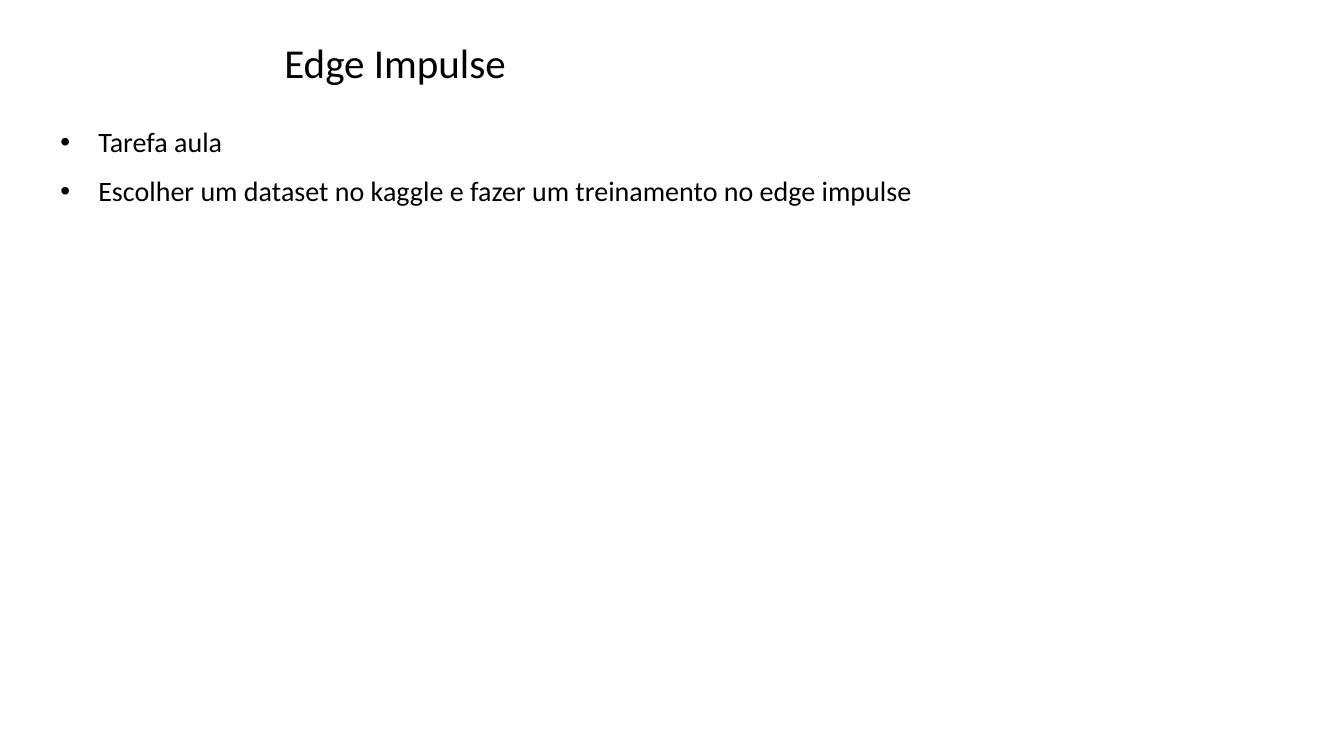
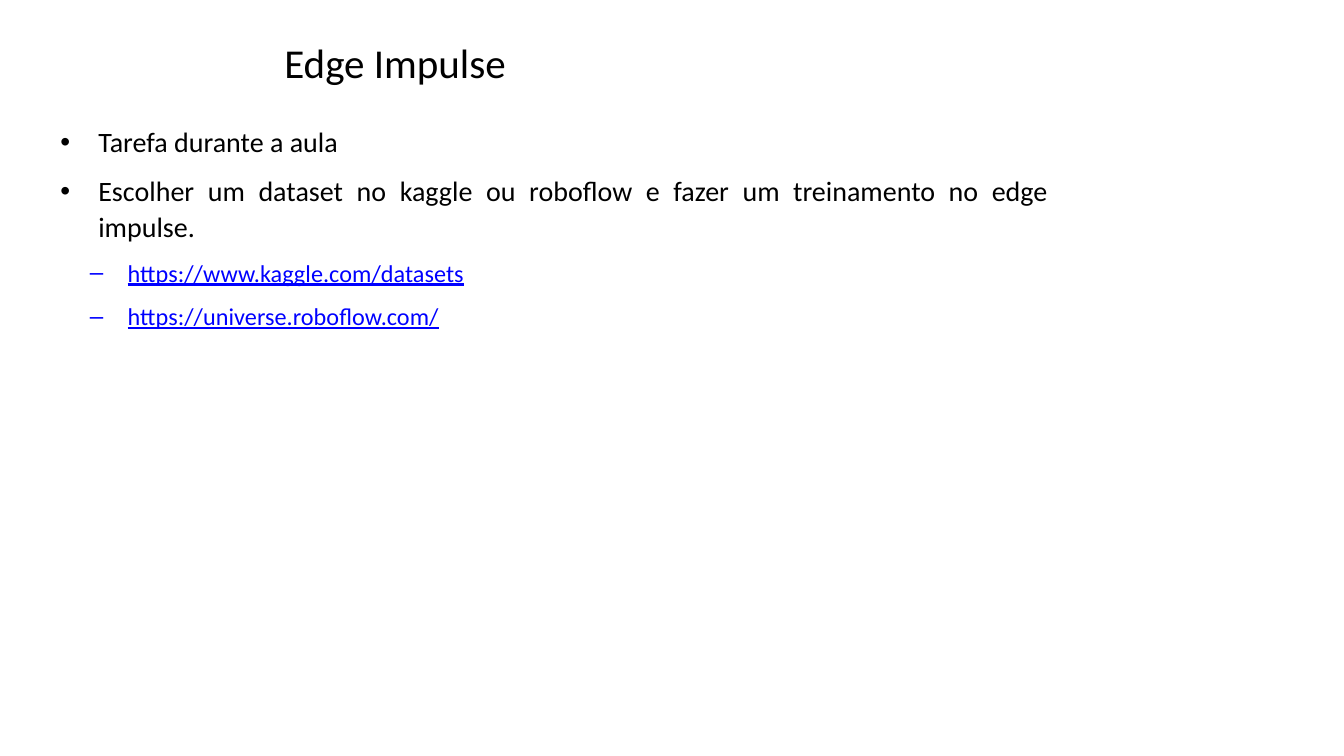
Before and after one commit to zz4fap/tp557-iot-ml, a slide deck: slide 70 of slides/TP557_14_introducao_tensorflowlite.pptx. Drawn at 1344x756 pixels with LibreOffice and Linux fonts; fonts in the diff are those of the drawing; background and template pictures are left out. Boxes give left, top, right and bottom in pixels: in the first picture for what was removed or moved away, otherwise in the second. Text is boxed around its words. In the diff, an @@ line names an element or a change of style, - is before the commit and + after.

```diff
--- a/slides/TP557_14_introducao_tensorflowlite.pptx
+++ b/slides/TP557_14_introducao_tensorflowlite.pptx
@@ text at [98,132,1048,329]: text changed @@
-• Tarefa aula
-• Escolher um dataset no kaggle e fazer um treinamento no edge impulse
+• Tarefa durante a aula
+• Escolher um dataset no kaggle ou roboflow e fazer um treinamento no edge impulse.
+  – https://www.kaggle.com/datasets
+  – https://universe.roboflow.com/
```
Also in this commit, not shown: 2 other slides changed.
